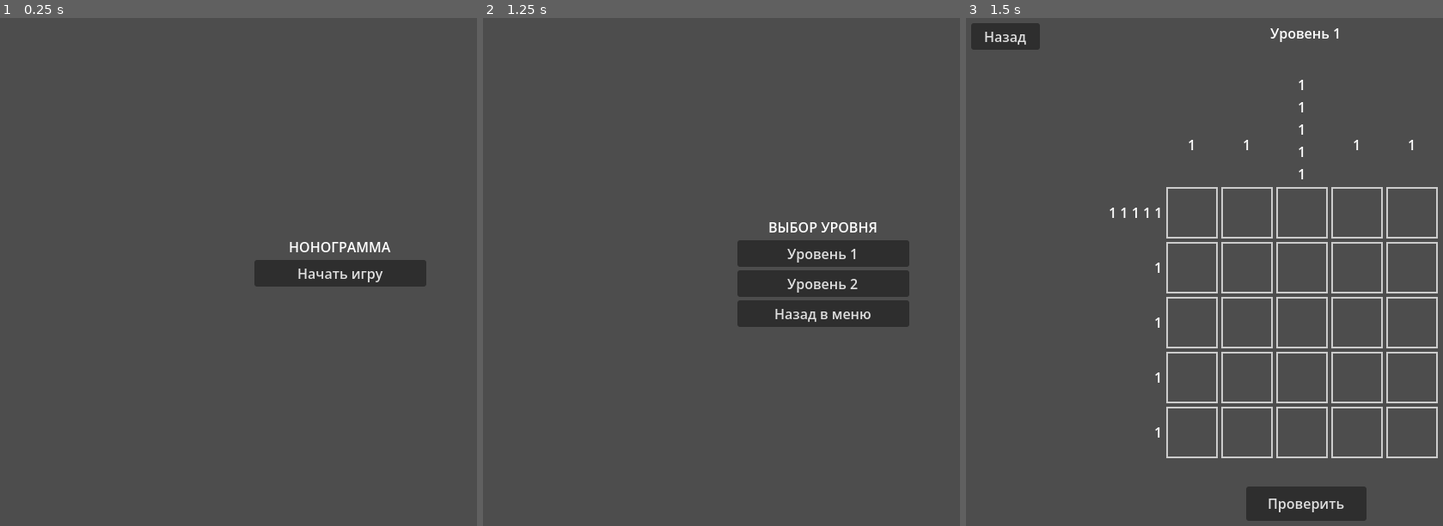
Above: before the commit, frames 1-3 (left to right).
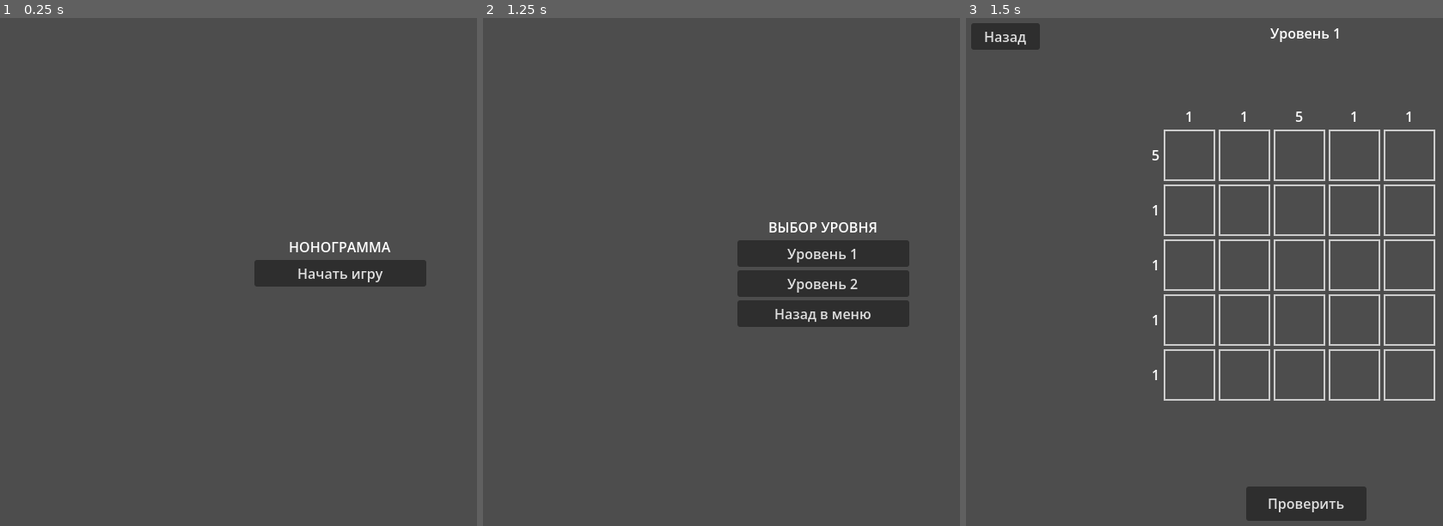
Above: after the commit, the same moments.

Repository: tunder-tunder/nonogramm
Game: Godot game, scene res://Main.tscn
Two runs of this game, one before a commit and one after it. Both use one fixed random seed, a clock stepped at 60 frames per second and the inputs below.
Inputs:
- Up to frame 1 (0.25 s): no input
- Up to frame 2 (1.25 s): click "Начать игру" at 0.5 s
- Up to frame 3 (1.5 s): click "Уровень 1" at 1.25 s

Frames 1-2 are identical in both runs. In frame 3, 7.2% of the frame differs, in the area x 30-99%, y 12-87%.

Commit message:
Fix nonogram game UI and cell coloring functionality
- Fixed row and column hints display by correcting the hint calculation logic that was breaking the edge field hints
- Restored proper cell coloring functionality that allows single cell filling and maintains correct state transitions between empty, filled, and cross-marked states
- Updated .gitignore with comprehensive file exclusion patterns for build artifacts, dependencies, logs, and compressed files

The fixes restore the original hint system behavior while ensuring individual cell coloring works correctly through both left and right mouse clicks.

Diff:
--- a/scripts/level_view.gd
+++ b/scripts/level_view.gd
@@ -68,12 +68,7 @@
 	_create_grid_ui()
 
 func _create_grid_ui():
-	# Очищаем предыдущие элементы
 	for child in main_grid_container.get_children():
-		child.queue_free()
-	for child in row_hints_container.get_children():
-		child.queue_free()
-	for child in col_hints_container.get_children():
 		child.queue_free()
 
 	# Создаем основной контейнер сетки
@@ -134,6 +129,7 @@
 		for x in range(level_data.grid_size):
 			if level_data.solution[y][x] == 1:
 				count += 1
+			else:
 				if count > 0:
 					row_hint.append(str(count))
 					count = 0
@@ -152,6 +148,7 @@
 		for y in range(level_data.grid_size):
 			if level_data.solution[y][x] == 1:
 				count += 1
+			else:
 				if count > 0:
 					col_hint.append(str(count))
 					count = 0
Not shown, changed: .gitignore
